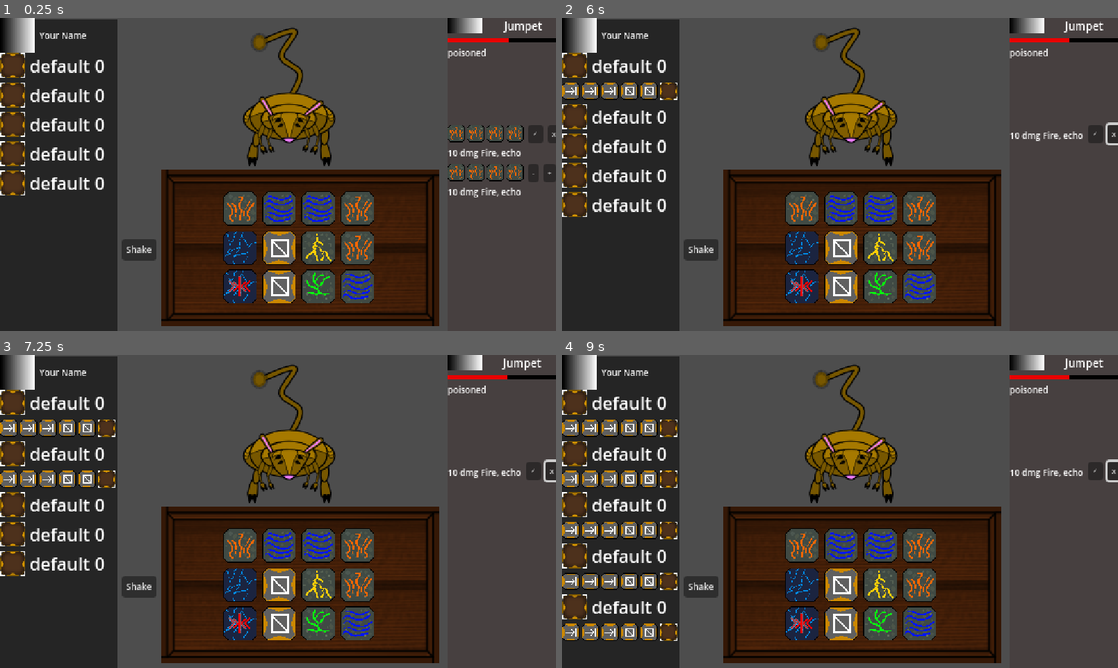
Above: before the commit, frames 1-4 (two rows, left to right).
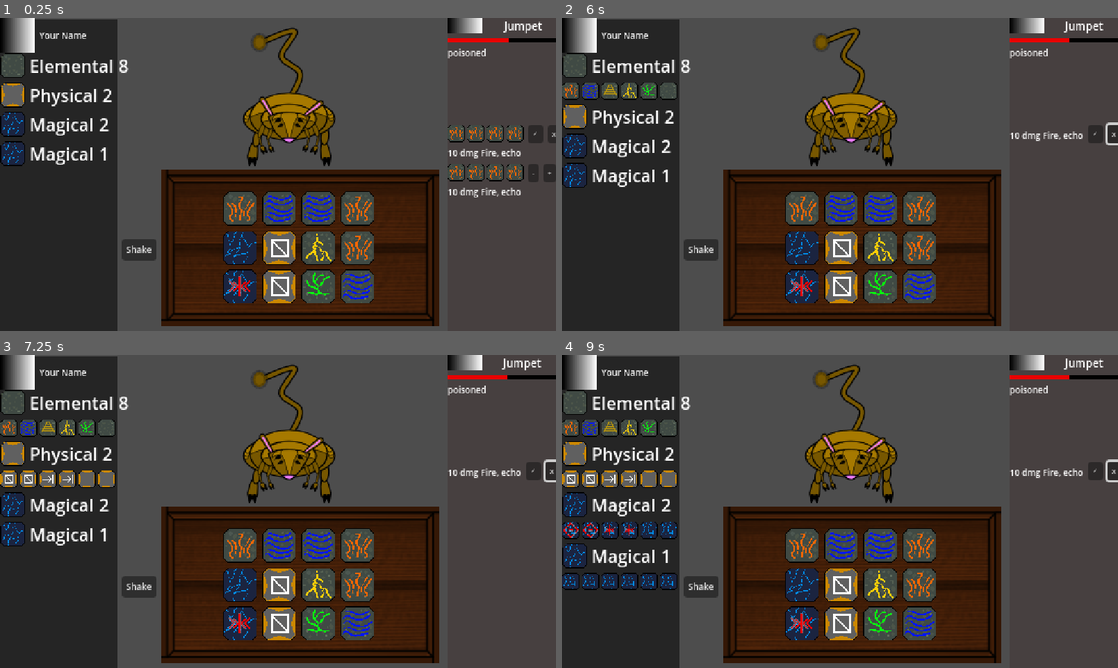
Above: after the commit, the same moments.

Repository: brianhall1313/rune-box-dice-roller
Game: Godot game, scene res://scenes/encounter.tscn
Two runs of this game, one before a commit and one after it. Both use one fixed random seed, a clock stepped at 60 frames per second and the inputs below. The project has no main scene, so this scene is started directly.
Inputs (mouse positions are in pixels of both pictures, inside the frame that each line leads up to):
- Up to frame 1 (0.25 s): no input
- Up to frame 2 (6 s): click "✓" at 0.5 s; click "Shake" at 1.25 s; click "✓" at 2 s; click "Shake" at 2.75 s; click "✓" at 3.5 s; click "Shake" at 4.25 s; click "X" at 5 s; move the mouse to (612, 64) at 5.77 s; click (612, 64) at 5.85 s
- Up to frame 3 (7.25 s): move the mouse to (55, 452) at 6.52 s; click (55, 452) at 6.6 s
- Up to frame 4 (9 s): move the mouse to (617, 505) at 7.27 s; click (617, 505) at 7.35 s; move the mouse to (617, 555) at 8.02 s; click (617, 555) at 8.1 s; move the mouse to (617, 605) at 8.77 s; click (617, 605) at 8.85 s

The runs differ from the first frame. In frame 1, 3.6% of the frame differs, in the area x 0-24%, y 11-57%; in frame 2, 4.4%; in frame 3, 4.7%; in frame 4, 7.4%, in the area x 0-24%, y 11-92%.

Commit message:
displaying the player inventory

Diff:
--- a/scenes/dice_entry.gd
+++ b/scenes/dice_entry.gd
@@ -1,11 +1,22 @@
 extends VBoxContainer
 
 @onready var full_dice_view: VBoxContainer = $full_dice_view
+@onready var type_icon: TextureRect = $dice_summary/type_icon
+@onready var glyph_title: Label = $dice_summary/glyph_title
+@onready var count: Label = $dice_summary/count
+@onready var glyph_container: HBoxContainer = $full_dice_view/glyph_container
 
 
 func _gui_input(event: InputEvent) -> void:
 	if event.is_action_released("click"):
 		full_dice_view.visible = !full_dice_view.visible
 
-func setup() -> void:
-	pass
+func setup(dice:Dictionary) -> void:
+	type_icon.texture = Global.glyph_list[dice["type"]][""]
+	glyph_title.text = dice["name"]
+	count.text = str(dice["count"])
+	var list:Array = glyph_container.get_children()
+	var i = 0
+	for item in list:
+		item.texture = Global.glyph_list[dice["type"]][dice["faces"][i]]
+		i += 1
--- a/scenes/dice_entry.tscn
+++ b/scenes/dice_entry.tscn
@@ -30,41 +30,41 @@
 visible = false
 layout_mode = 2
 
-[node name="HBoxContainer2" type="HBoxContainer" parent="full_dice_view"]
+[node name="glyph_container" type="HBoxContainer" parent="full_dice_view"]
 layout_mode = 2
 theme_override_constants/separation = 2
 
-[node name="glyph_icon1" type="TextureRect" parent="full_dice_view/HBoxContainer2"]
+[node name="glyph_icon1" type="TextureRect" parent="full_dice_view/glyph_container"]
 custom_minimum_size = Vector2(16, 16)
 layout_mode = 2
 texture = ExtResource("3_y1sxj")
 expand_mode = 2
 
-[node name="glyph_icon2" type="TextureRect" parent="full_dice_view/HBoxContainer2"]
+[node name="glyph_icon2" type="TextureRect" parent="full_dice_view/glyph_container"]
 custom_minimum_size = Vector2(16, 16)
 layout_mode = 2
 texture = ExtResource("3_y1sxj")
 expand_mode = 2
 
-[node name="glyph_icon3" type="TextureRect" parent="full_dice_view/HBoxContainer2"]
+[node name="glyph_icon3" type="TextureRect" parent="full_dice_view/glyph_container"]
 custom_minimum_size = Vector2(16, 16)
 layout_mode = 2
 texture = ExtResource("3_y1sxj")
 expand_mode = 2
 
-[node name="glyph_icon4" type="TextureRect" parent="full_dice_view/HBoxContainer2"]
+[node name="glyph_icon4" type="TextureRect" parent="full_dice_view/glyph_container"]
 custom_minimum_size = Vector2(16, 16)
 layout_mode = 2
 texture = ExtResource("4_d1h3l")
 expand_mode = 2
 
-[node name="glyph_icon5" type="TextureRect" parent="full_dice_view/HBoxContainer2"]
+[node name="glyph_icon5" type="TextureRect" parent="full_dice_view/glyph_container"]
 custom_minimum_size = Vector2(16, 16)
 layout_mode = 2
 texture = ExtResource("4_d1h3l")
 expand_mode = 2
 
-[node name="glyph_icon6" type="TextureRect" parent="full_dice_view/HBoxContainer2"]
+[node name="glyph_icon6" type="TextureRect" parent="full_dice_view/glyph_container"]
 custom_minimum_size = Vector2(16, 16)
 layout_mode = 2
 texture = ExtResource("2_16kty")
--- a/scenes/dice_inventory.gd
+++ b/scenes/dice_inventory.gd
@@ -1,4 +1,8 @@
 extends ScrollContainer
+
+
+@onready var dice_list: VBoxContainer = $dice_list
+@onready var dice_entry:PackedScene=preload("res://scenes/dice_entry.tscn")
 
 var display_inventory:Array
 # Called when the node enters the scene tree for the first time.
@@ -14,3 +18,7 @@
 	for item in display_inventory:
 		item["count"]=InventoryManager.inventory.count(item)
 	#TODO the rest of this nonsense
+	for item in display_inventory:
+		var new = dice_entry.instantiate()
+		dice_list.add_child(new)
+		new.setup(item)
--- a/scenes/dice_inventory.tscn
+++ b/scenes/dice_inventory.tscn
@@ -1,7 +1,6 @@
-[gd_scene load_steps=3 format=3 uid="uid://wrja75sijyfj"]
+[gd_scene load_steps=2 format=3 uid="uid://wrja75sijyfj"]
 
 [ext_resource type="Script" path="res://scenes/dice_inventory.gd" id="1_1bsts"]
-[ext_resource type="PackedScene" uid="uid://dg5jgxbrxsn8u" path="res://scenes/dice_entry.tscn" id="1_f80v1"]
 
 [node name="dice_inventory" type="ScrollContainer"]
 size_flags_vertical = 3
@@ -10,18 +9,3 @@
 
 [node name="dice_list" type="VBoxContainer" parent="."]
 layout_mode = 2
-
-[node name="dice_entry" parent="dice_list" instance=ExtResource("1_f80v1")]
-layout_mode = 2
-
-[node name="dice_entry2" parent="dice_list" instance=ExtResource("1_f80v1")]
-layout_mode = 2
-
-[node name="dice_entry3" parent="dice_list" instance=ExtResource("1_f80v1")]
-layout_mode = 2
-
-[node name="dice_entry4" parent="dice_list" instance=ExtResource("1_f80v1")]
-layout_mode = 2
-
-[node name="dice_entry5" parent="dice_list" instance=ExtResource("1_f80v1")]
-layout_mode = 2
